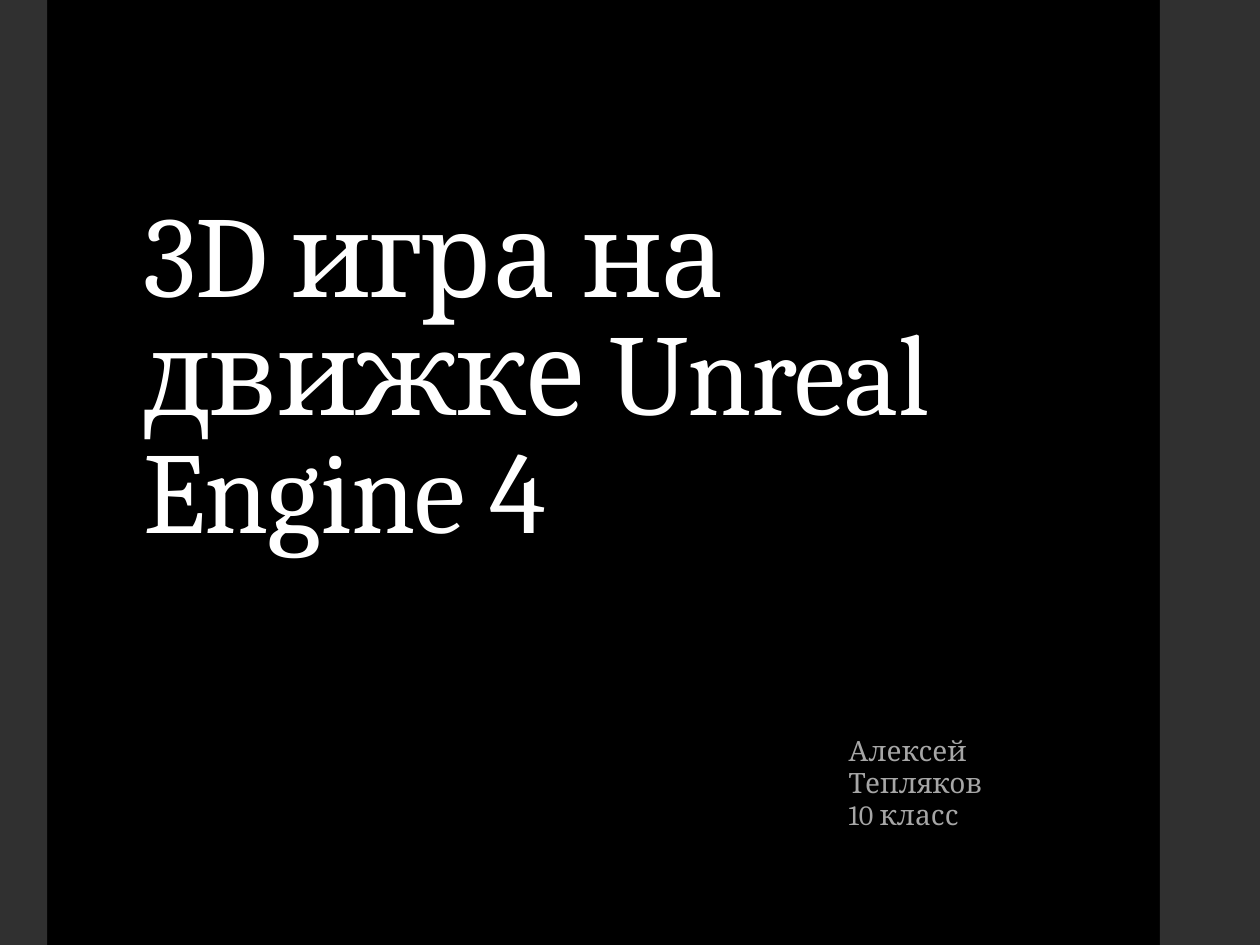
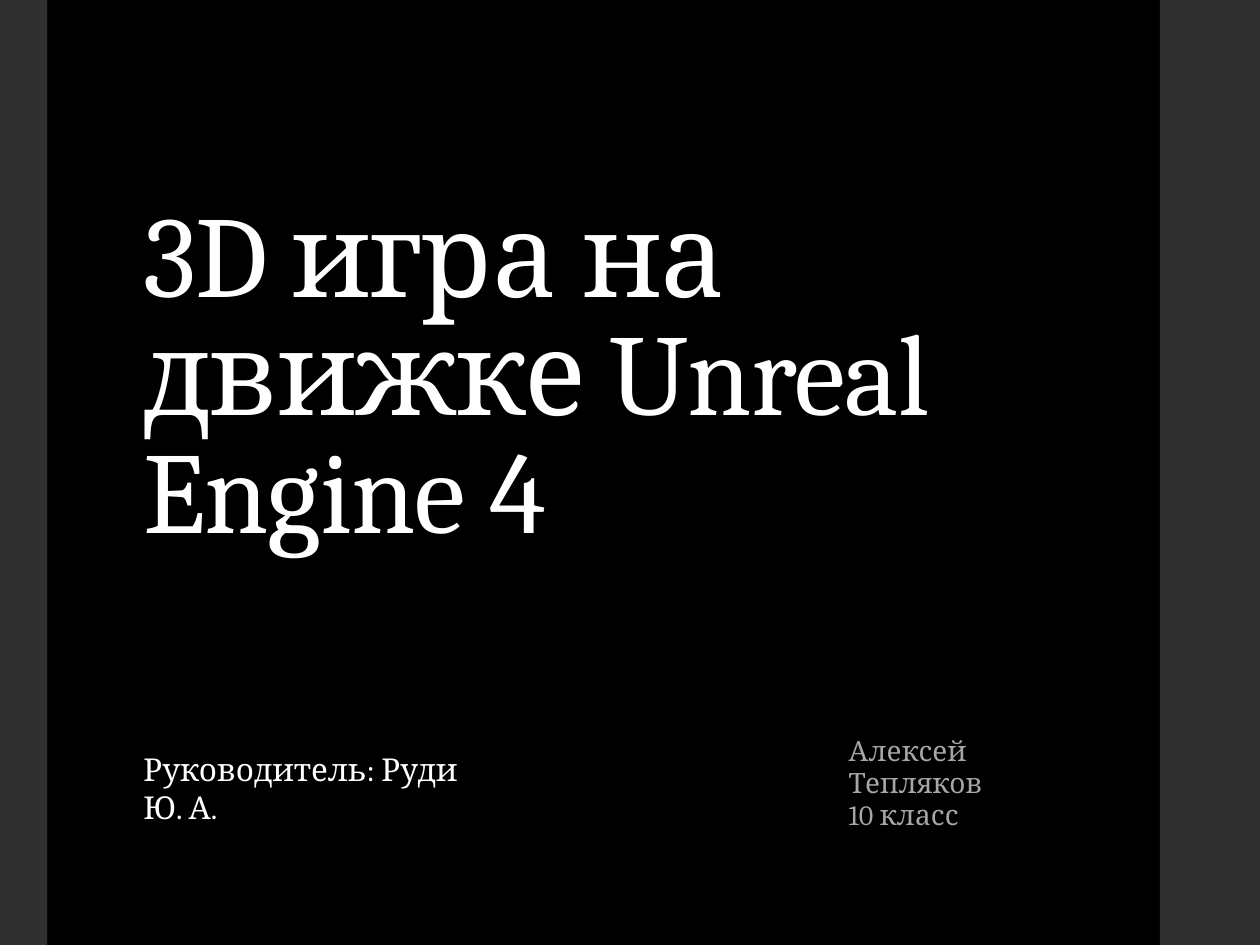
Before and after one commit to Kexfff/SchoolProjectGame, a slide deck: slide 1 of Presentation 4.3.pptx. Drawn at 1260x945 pixels with LibreOffice and Linux fonts; fonts in the diff are those of the drawing. Boxes give left, top, right and bottom in pixels: in the first picture for what was removed or moved away, otherwise in the second. Text is boxed around its words. In the diff, an @@ line names an element or a change of style, - is before the commit and + after.

Commit message:
pres

```diff
--- a/Presentation 4.3.pptx
+++ b/Presentation 4.3.pptx
@@ text added at (143,758,457,820), 18 pt, text #FFFFFF @@
+Руководитель: Руди Ю. А.
```
